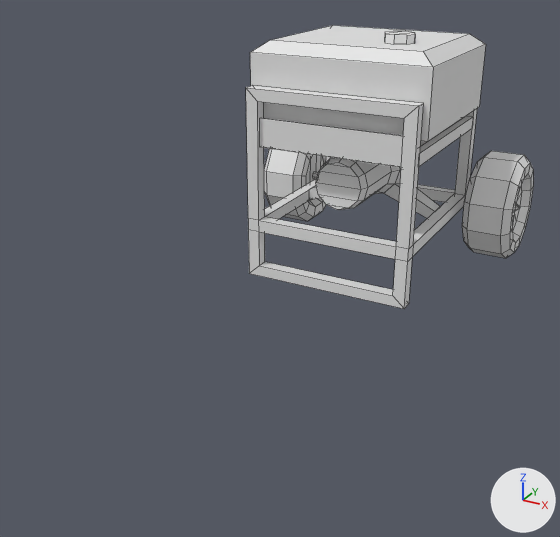
Two versions of the Blender file Tools/Models/Misc/hbackupgen.blend, one commit apart.
Before and after are seen from a camera (50 mm lens) standing at (25.4, -42.4, 31.1) and looking at (5.5, -6.3, 13.0). The lights are fixed; the arrows at lower right show +X, +Y and +Z. Mesh edges are drawn as thin lines.
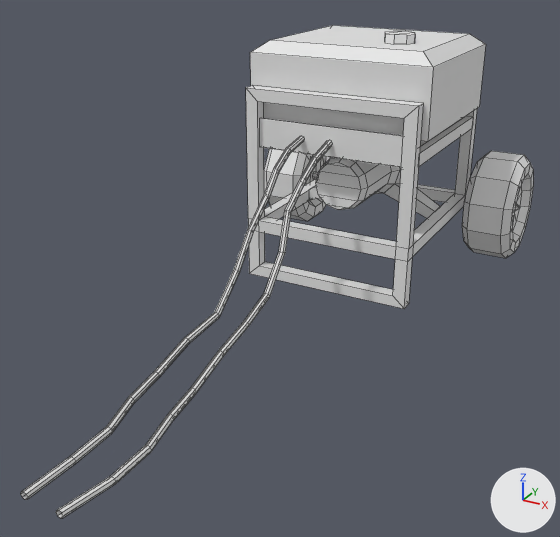
Scene script edits in JSON lines:
```json
{"block": "me_plane", "where": "# used by ob_plane; location = (9.69, 0.0, 14.7); rotation_euler = (1.571, 0.0, 0.0), in degrees (90, 0, 0)"}
{"op": "remove", "block": "me_plane", "code": "me_plane.from_pydata(...)  # 466 vertices, 447 faces; spans x -14.1..5.4, y -5.7..10.4, z -16.0..0.0"}
{"op": "add", "block": "me_plane", "code": "me_plane.from_pydata(...)  # 722 vertices, 673 faces; spans x -14.1..5.4, y -5.8..10.4, z -16.0..24.7"}
{"block": "me_plane", "change": "me_plane part 1: a new loose piece of 104 vertices spanning x -4.8..-3.5, y -5.8..4.4, z -0.3..24.7"}
{"block": "me_plane", "change": "me_plane part 2: a new loose piece of 104 vertices spanning x -7.3..-5.9, y -5.7..4.4, z -0.3..24.7"}
```

Changed parts and their boxes [x1, y1, x2, y2] in the pictures (560 x 537 px):
```json
{"object": "Plane", "change": "reshaped", "before": [246, 25, 533, 309], "after": [21, 25, 533, 518], "on screen": "78% wider, 73% taller"}
{"part": 1, "of": "me_plane", "change": "added", "after": [56, 140, 332, 518]}
{"part": 2, "of": "me_plane", "change": "added", "after": [21, 136, 304, 500]}
```
